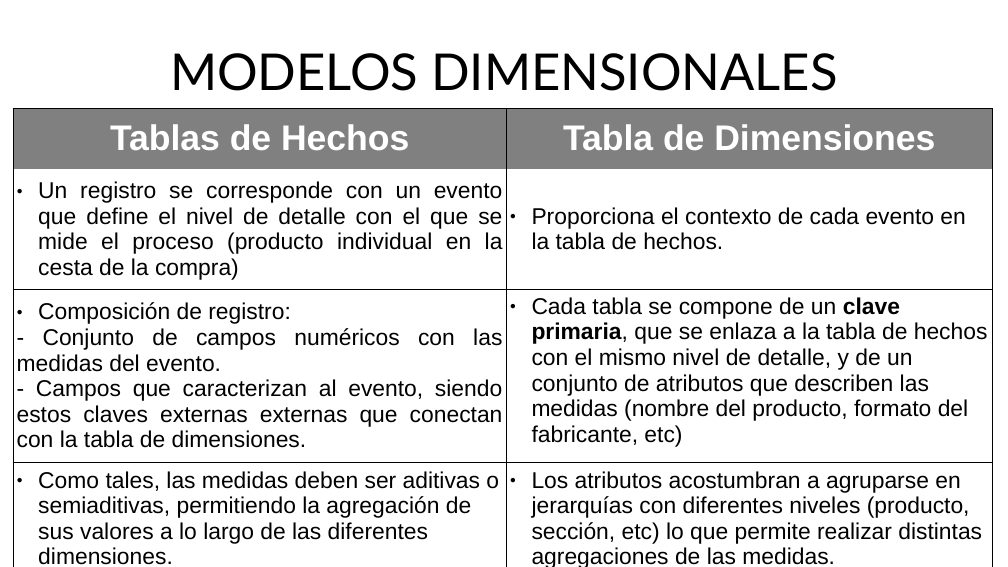
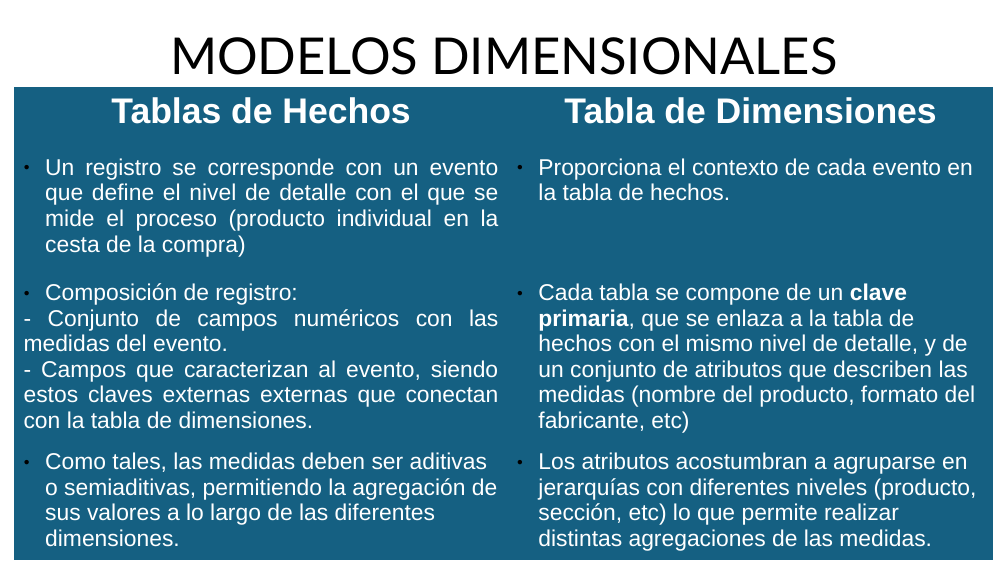
Before and after one commit to Eurobeater/cursoBigDataIA, a slide deck: slide 8 of Sistemas de Big Data/Tema 4 Modelos/Modelos_2.odp. Drawn at 1008x567 pixels with LibreOffice and Linux fonts; fonts in the diff are those of the drawing. Boxes give left, top, right and bottom in pixels: in the first picture for what was removed or moved away, otherwise in the second. Text is boxed around its words. In the diff, an @@ line names an element or a change of style, - is before the commit and + after.

```diff
--- a/Sistemas de Big Data/Tema 4 Modelos/Modelos_2.odp
+++ b/Sistemas de Big Data/Tema 4 Modelos/Modelos_2.odp
@@ title "MODELOS DIMENSIONALES": place and size @@
-title "MODELOS DIMENSIONALES" at (170, 53, 837, 91)
+title "MODELOS DIMENSIONALES" at (170, 37, 837, 75)
@@ table at (15, 87, 993, 561) @@
@@ fill #808080 to #156082 in row 1 @@
@@ fill none to #156082 in 6 cells @@
@@ text colour #000000 to #FFFFFF @@
@@ indent changed @@
@@ borders changed @@
@@ table: place and size @@
-table at (13, 108, 992, 567)
+table at (15, 87, 993, 561)
```
Also in this commit, not shown: 33 other slides changed, 1 other file.
